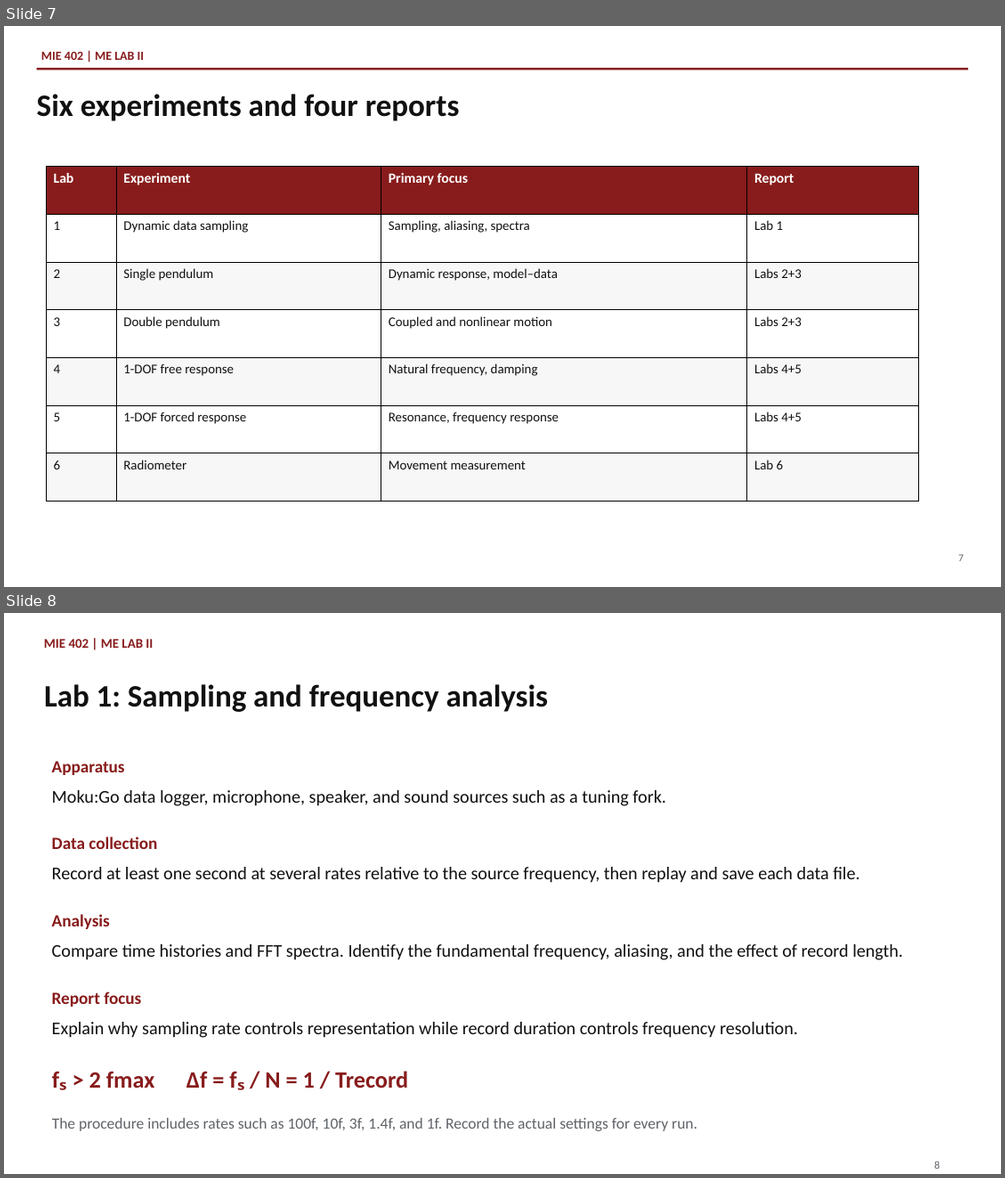
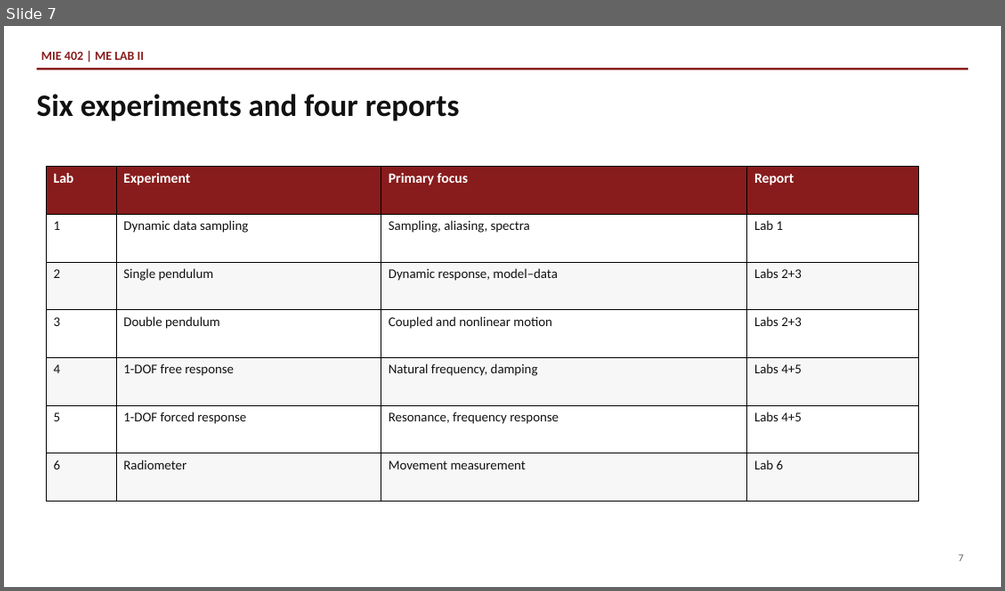
Before and after one commit to Ehsan-Roohi/MIE402-Lab, a slide deck: site/docs/MIE402_Lecture01_Report_Writing_Fall2026_v1.pptx. Shown one above the other, each under a label of ours: slides 7 and 8 before the commit, slide 7 after it. The pictures are 1005x1178 and 1005x591 pixels, drawn with LibreOffice and Linux fonts; fonts in the diff are those of the drawing. Boxes give left, top, right and bottom in pixels: in the first picture for what was removed or moved away, otherwise in the second. Text is boxed around its words. In the diff, an @@ line names an element or a change of style, - is before the commit and + after.

```diff
--- a/site/docs/MIE402_Lecture01_Report_Writing_Fall2026_v1.pptx
+++ b/site/docs/MIE402_Lecture01_Report_Writing_Fall2026_v1.pptx
@@ slide 8 removed at box(4, 613, 1001, 1174), background #FFFFFF @@
@@ text removed at box(44, 639, 153, 648) @@
-MIE 402 | ME LAB II
@@ text removed at box(44, 684, 549, 712) @@
-Lab 1: Sampling and frequency analysis
@@ text removed at box(52, 761, 125, 775) @@
-Apparatus
@@ text removed at box(52, 790, 666, 806) @@
-Moku:Go data logger, microphone, speaker, and sound sources such as a tuning fork.
@@ text removed at box(52, 836, 157, 849) @@
-Data collection
@@ text removed at box(52, 867, 859, 883) @@
-Record at least one second at several rates relative to the source frequency, then replay and save each data file.
@@ text removed at box(52, 914, 110, 929) @@
-Analysis
@@ text removed at box(52, 944, 903, 960) @@
-Compare time histories and FFT spectra. Identify the fundamental frequency, aliasing, and the effect of record length.
@@ text removed at box(52, 991, 141, 1006) @@
-Report focus
@@ text removed at box(52, 1022, 798, 1038) @@
-Explain why sampling rate controls representation while record duration controls frequency resolution.
@@ text removed at box(89, 1070, 408, 1087) @@
-fₛ > 2 fmax Δf = fₛ / N = 1 / Trecord
@@ text removed at box(52, 1118, 697, 1131) @@
-The procedure includes rates such as 100f, 10f, 3f, 1.4f, and 1f. Record the actual settings for every run.
@@ text removed at box(934, 1160, 939, 1168) @@
-8
```
Also in this commit, not shown: 17 slides changed, 13 slides added, 6 other slides removed, 12 other files.
